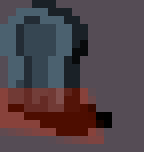
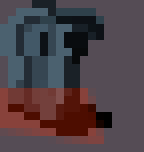
Two versions of the same layered image (144×152). Layer-by-layer changes:
added group "Pireces" with 4 layers above "TombstoneC.png" over (24, 8, 104, 120)
added layer "TombstoneCPiece1.png" in group "Pireces" over (40, 80, 64, 120)
added layer "TombstoneCPiece2.png" in group "Pireces" over (64, 8, 104, 48)
added layer "TombstoneCPiece3.png" in group "Pireces" over (48, 8, 104, 40)
added layer "TombstoneCPiece4.png" in group "Pireces" over (24, 16, 48, 56)
